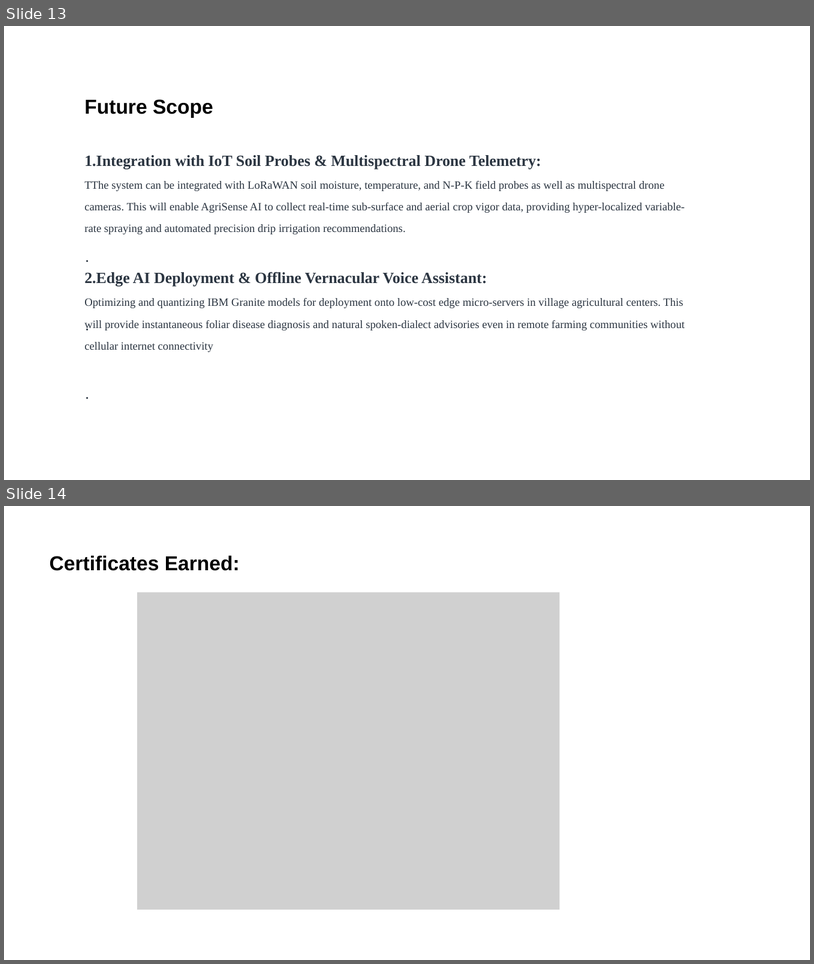
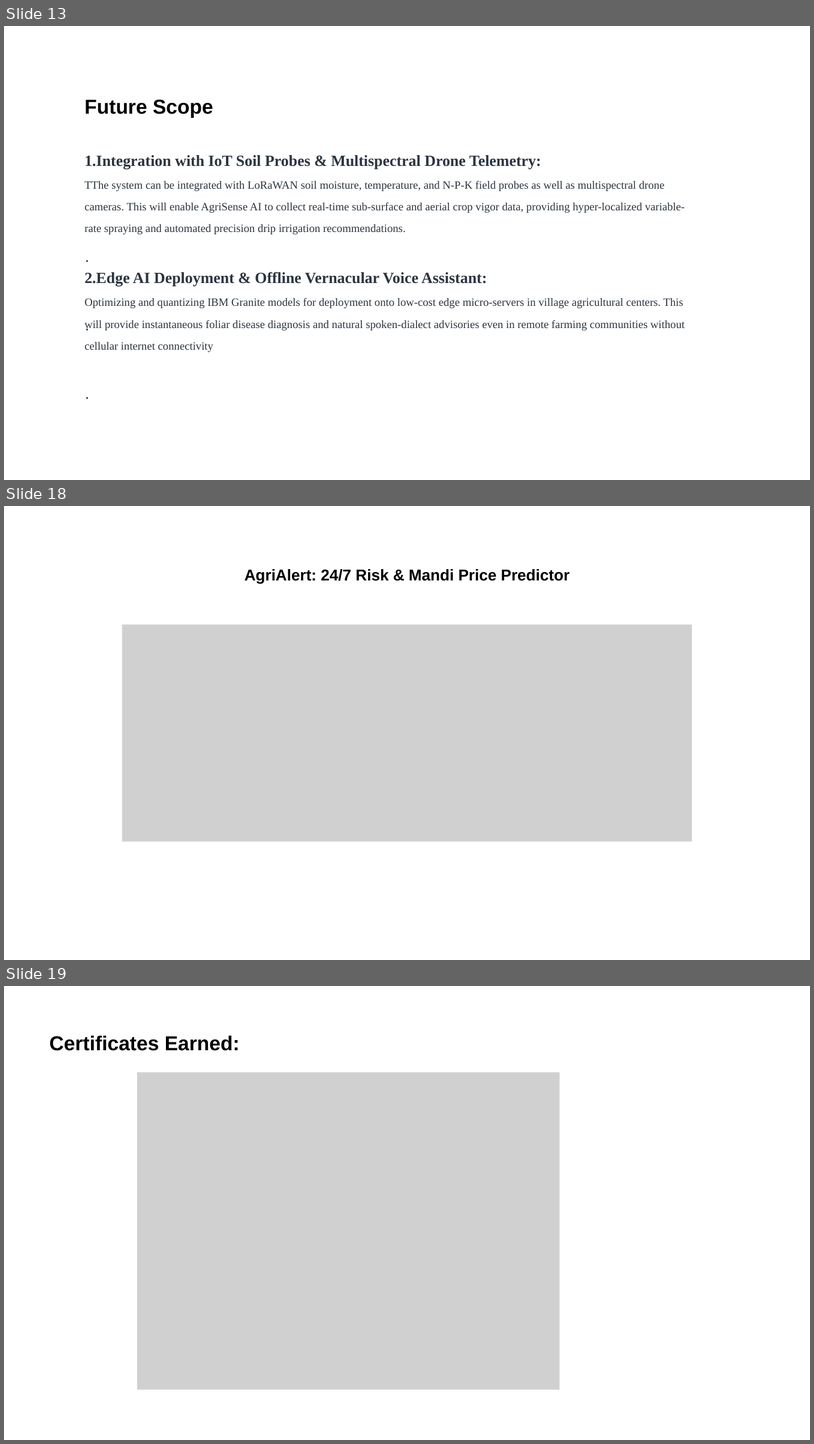
Before and after one commit to swarna-builds/AgriSense-AI-IBM-Granite, a slide deck: your projectpresentation.pptx. Shown one above the other, each under a label of ours: slides 13 and 14 before the commit, slides 13, 18 and 19 after it; the slides between them are not shown. The pictures are 814x964 and 814x1444 pixels, drawn with LibreOffice and Linux fonts; fonts in the diff are those of the drawing; grey boxes stand for pictures. Boxes give left, top, right and bottom in pixels: in the first picture for what was removed or moved away, otherwise in the second. Text is boxed around its words. In the diff, an @@ line names an element or a change of style, - is before the commit and + after.

```diff
--- a/your projectpresentation.pptx
+++ b/your projectpresentation.pptx
@@ slide 18 added at (4,506,810,960), background #FFFFFF @@
@@ text added at (245,569,570,584), 28 pt, text #000000, bold @@
+AgriAlert: 24/7 Risk & Mandi Price Predictor
@@ picture added at (122,625,692,841) @@
@@ what was slide 14 is now slide 19 @@
```
Also in this commit, not shown: 1 slide changed, 4 other slides added, 6 other files.
